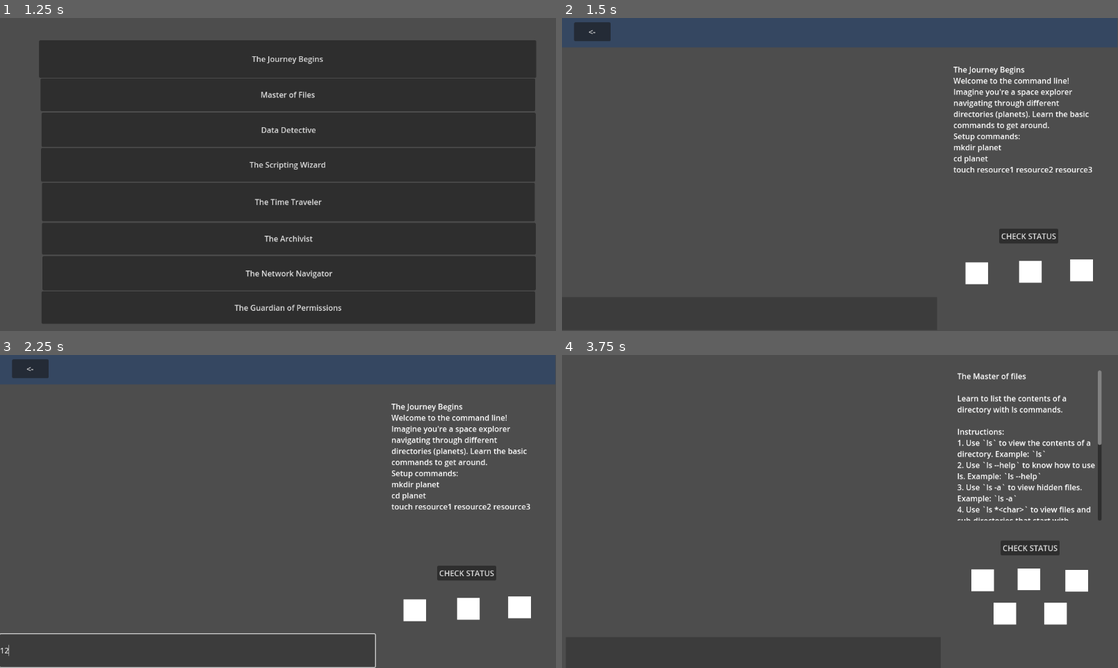
Above: before the commit, frames 1-4 (two rows, left to right).
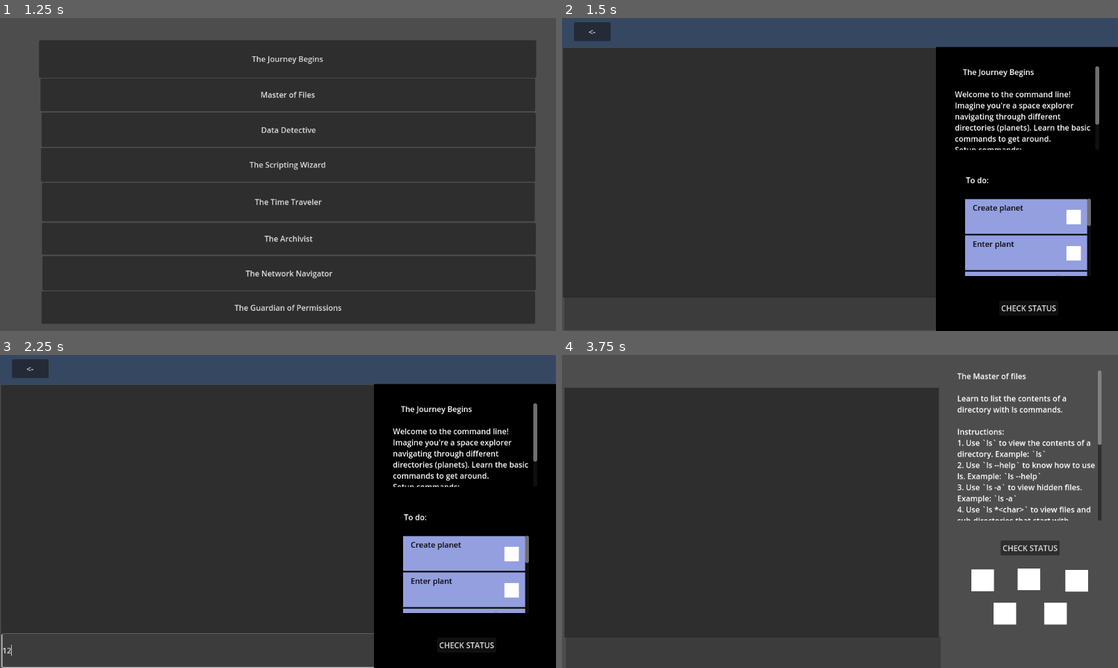
Above: after the commit, the same moments.

Repository: Pradeepaa001/Essentials
Game: Godot game, scene res://Scenes/main.tscn
The game is run twice, just before and just after one commit, with the same random seed, the same clock (stepped at 60 frames per second) and the same inputs.
Inputs (mouse positions are in pixels of both pictures, inside the frame that each line leads up to):
- Up to frame 1 (1.25 s): click "LEVELS" at 0.5 s
- Up to frame 2 (1.5 s): click "The Journey Begins" at 1.25 s
- Up to frame 3 (2.25 s): click (189, 649) at 2.02 s; type "12" at 2.1 s
- Up to frame 4 (3.75 s): click "<-" at 2.75 s; click "Master of Files" at 3.5 s

Frame 1 is identical in both runs. In frame 2, 83% of the frame differs, in the area x 0-100%, y 9-100%; in frame 3, 83%; in frame 4, 54%.

Commit message:
Created task manager and tasks scenes and used task manager in level1

Diff:
--- a/Scenes/level_1.tscn
+++ b/Scenes/level_1.tscn
@@ -1,49 +1,35 @@
-[gd_scene load_steps=4 format=3 uid="uid://bwf57mmusyske"]
+[gd_scene load_steps=5 format=3 uid="uid://bwf57mmusyske"]
 
-[ext_resource type="Script" path="res://Scripts/LEVEL1.gd" id="1_uoadb"]
+[ext_resource type="Script" path="res://Scripts/level_1.gd" id="1_hne80"]
 [ext_resource type="PackedScene" uid="uid://dwsqlli5p3aga" path="res://Scenes/terminal.tscn" id="2_7plwy"]
 [ext_resource type="PackedScene" uid="uid://j78w24dwo5e7" path="res://Scenes/toolbar.tscn" id="2_k6wcv"]
+[ext_resource type="PackedScene" uid="uid://b00uf1r61kl64" path="res://Scenes/task_manager.tscn" id="4_j5b4k"]
 
 [node name="LEVEL1" type="Node2D"]
 position = Vector2(299, 213)
-script = ExtResource("1_uoadb")
+script = ExtResource("1_hne80")
 
 [node name="Toolbar" parent="." instance=ExtResource("2_k6wcv")]
 position = Vector2(-301, -220)
 
 [node name="Terminal" parent="." instance=ExtResource("2_7plwy")]
-position = Vector2(-181, -45)
+position = Vector2(-176, -45)
+
+[node name="Task_manager" parent="." instance=ExtResource("4_j5b4k")]
+position = Vector2(119, -68)
 
 [node name="RichTextLabel" type="RichTextLabel" parent="."]
-offset_left = 512.0
-offset_top = -118.0
-offset_right = 811.0
-offset_bottom = 186.0
+offset_left = 515.0
+offset_top = -113.0
+offset_right = 814.0
+offset_bottom = 60.0
 
 [node name="check" type="Button" parent="."]
 offset_left = 607.0
-offset_top = 223.0
+offset_top = 372.0
 offset_right = 729.0
-offset_bottom = 254.0
+offset_bottom = 403.0
 text = "CHECK STATUS"
-
-[node name="ColorRect1" type="ColorRect" parent="."]
-offset_left = 537.0
-offset_top = 293.0
-offset_right = 584.0
-offset_bottom = 338.0
-
-[node name="ColorRect2" type="ColorRect" parent="."]
-offset_left = 648.0
-offset_top = 290.0
-offset_right = 695.0
-offset_bottom = 335.0
-
-[node name="ColorRect3" type="ColorRect" parent="."]
-offset_left = 754.0
-offset_top = 287.0
-offset_right = 801.0
-offset_bottom = 332.0
 
 [connection signal="finished" from="RichTextLabel" to="." method="_on_rich_text_label_finished"]
 [connection signal="pressed" from="check" to="." method="_on_check_pressed"]
--- /dev/null
+++ b/Scenes/task.tscn
@@ -0,0 +1,34 @@
+[gd_scene load_steps=3 format=3 uid="uid://dd1ba8eguor0x"]
+
+[ext_resource type="Script" path="res://Scripts/task.gd" id="1_l6l1c"]
+
+[sub_resource type="StyleBoxFlat" id="StyleBoxFlat_tc0l0"]
+bg_color = Color(0.580619, 0.623083, 0.872333, 1)
+
+[node name="Task" type="Node2D"]
+script = ExtResource("1_l6l1c")
+
+[node name="HBoxContainer" type="HBoxContainer" parent="."]
+offset_top = 1.0
+offset_right = 262.0
+offset_bottom = 73.0
+
+[node name="Panel" type="Panel" parent="HBoxContainer"]
+layout_mode = 2
+size_flags_horizontal = 3
+theme_override_styles/panel = SubResource("StyleBoxFlat_tc0l0")
+
+[node name="RichTextLabel" type="RichTextLabel" parent="HBoxContainer/Panel"]
+layout_mode = 0
+offset_left = 16.0
+offset_top = 6.0
+offset_right = 196.0
+offset_bottom = 68.0
+theme_override_colors/default_color = Color(0, 0, 0, 1)
+
+[node name="ColorRect" type="ColorRect" parent="HBoxContainer/Panel"]
+layout_mode = 0
+offset_left = 210.0
+offset_top = 22.0
+offset_right = 240.0
+offset_bottom = 52.0
--- /dev/null
+++ b/Scenes/task_manager.tscn
@@ -0,0 +1,49 @@
+[gd_scene load_steps=3 format=3 uid="uid://b00uf1r61kl64"]
+
+[ext_resource type="Script" path="res://Scripts/Task_manager.gd" id="1_8qet7"]
+
+[sub_resource type="StyleBoxFlat" id="StyleBoxFlat_qlxbh"]
+bg_color = Color(0, 0, 0, 1)
+
+[node name="Task_manager" type="Node2D"]
+position = Vector2(371, 121)
+script = ExtResource("1_8qet7")
+
+[node name="BoxContainer" type="BoxContainer" parent="."]
+offset_left = 357.0
+offset_top = -85.0
+offset_right = 735.0
+offset_bottom = 503.0
+
+[node name="Panel" type="Panel" parent="BoxContainer"]
+layout_mode = 2
+size_flags_horizontal = 3
+theme_override_styles/panel = SubResource("StyleBoxFlat_qlxbh")
+
+[node name="Label" type="Label" parent="BoxContainer/Panel"]
+layout_mode = 2
+offset_left = 62.0
+offset_top = 264.0
+offset_right = 134.0
+offset_bottom = 295.0
+text = "To do:"
+
+[node name="ScrollContainer" type="ScrollContainer" parent="BoxContainer/Panel"]
+custom_minimum_size = Vector2(50, 50)
+layout_direction = 1
+layout_mode = 1
+anchors_preset = -1
+anchor_left = 0.5
+anchor_right = 0.5
+offset_left = -129.0
+offset_top = 314.0
+offset_right = 132.0
+offset_bottom = 474.0
+grow_horizontal = 2
+
+[node name="VBoxContainer" type="VBoxContainer" parent="BoxContainer/Panel/ScrollContainer"]
+clip_contents = true
+custom_minimum_size = Vector2(50, 500)
+layout_mode = 2
+size_flags_horizontal = 3
+size_flags_vertical = 3
--- a/Scenes/terminal.tscn
+++ b/Scenes/terminal.tscn
@@ -7,6 +7,9 @@
 
 [sub_resource type="Theme" id="Theme_kpvcq"]
 default_base_scale = 10.0
+
+[sub_resource type="StyleBoxFlat" id="StyleBoxFlat_vsymw"]
+bg_color = Color(0, 0, 0, 1)
 
 [node name="Terminal" type="Node2D"]
 position = Vector2(121, 164)
@@ -20,10 +23,17 @@
 theme_override_styles/normal = SubResource("StyleBoxFlat_gqs4t")
 
 [node name="RichTextLabel" type="RichTextLabel" parent="."]
-offset_left = -119.0
-offset_top = -36.0
-offset_right = 521.0
-offset_bottom = 397.0
+offset_left = -121.0
+offset_top = -106.0
+offset_right = 655.0
+offset_bottom = 411.0
 theme = SubResource("Theme_kpvcq")
+theme_override_styles/focus = SubResource("StyleBoxFlat_vsymw")
+
+[node name="Panel" type="Panel" parent="RichTextLabel"]
+layout_mode = 0
+offset_left = -2.0
+offset_right = 778.0
+offset_bottom = 554.0
 
 [connection signal="text_submitted" from="input" to="." method="_on_line_edit_text_submitted"]
--- /dev/null
+++ b/Scripts/Task_manager.gd
@@ -0,0 +1,10 @@
+extends Node2D
+
+
+# Called when the node enters the scene tree for the first time.
+func _ready():
+	pass # Replace with function body.
+
+# Called every frame. 'delta' is the elapsed time since the previous frame.
+func _process(delta):
+	pass
--- /dev/null
+++ b/Scripts/level_1.gd
@@ -0,0 +1,78 @@
+extends Node2D
+
+var level_title = "\tThe Journey Begins\n"
+var level_description = "Welcome to the command line! Imagine you're a space explorer navigating through different directories (planets). Learn the basic commands to get around."
+var level_setup_commands = ["mkdir planet", "cd planet", "touch resource1 resource2 resource3"]
+var level_congrats_message = "Well done, Explorer! You've gathered your first resources."
+var task_scene = load("res://Scenes/task.tscn")
+
+func _ready():
+	var output = $RichTextLabel
+	output.text += level_title + "\n"
+	var commands = ""
+	for element in level_setup_commands:
+		commands += str(element) + "\n"
+	output.text += level_description + "\nSetup commands:\n" + commands
+	add_tasks()
+
+func add_tasks():
+	var task_count = 3; var task
+	var instructions = ["Create planet", "Enter plant", "Create resources:\nresource1\nresource2\nresource3"]
+	var task_manager = $Task_manager/BoxContainer/Panel/ScrollContainer/VBoxContainer
+	for idx in task_count:
+		task = task_scene.instantiate().duplicate()
+		var instruction = task.get_node("HBoxContainer/Panel/RichTextLabel")
+		instruction.text = instructions[idx]
+		task_manager.add_child(task)
+		task.position = Vector2(0, (task_manager.get_child_count() - 1) * 75)
+
+func task1_status() -> bool:
+	var dir = DirAccess.open("res://user")
+	if dir.dir_exists("planet"):
+		return true
+	else:
+		return false
+
+func task2_status():
+	var commandline = $Terminal
+	return commandline.pwd == "user/planet"
+
+func task3_status() -> bool:
+	var commandline = $Terminal
+	var required_files = ["resource1", "resource2", "resource3"]
+	var files_in_planet = commandline.execute("ls").split("\n")
+	print(files_in_planet)
+	for file in required_files:
+		if file not in files_in_planet:
+			return false
+	return true
+
+func update_status():
+	var task_count = 3
+	var check_functions = [task1_status, task2_status, task3_status]
+
+	for idx in task_count:
+		var task_manager = get_node("Task_manager/BoxContainer/Panel/ScrollContainer/VBoxContainer")
+		var task = task_manager.get_child(idx)
+		var task_color = task.get_node("HBoxContainer/Panel/ColorRect")
+		task_color.color = Color(0,1,0) if check_functions[idx].call() else Color(1,0,0)
+		print("done")
+
+
+func _on_check_pressed():
+	update_status()
+
+#CHECKING COMPLETION AND SAVING IN DICTIONARY
+
+func is_level_completed() -> bool:
+	return task1_status() and task2_status() and task3_status()
+
+func level_completed():
+	if is_level_completed():
+		var current_level = get_current_level()
+		SaveSystem.save_progress(current_level)
+		get_tree().change_scene_to_file("res://Scenes/level_selector.tscn")
+
+func get_current_level() -> int:
+	var scene_name = get_tree().current_scene.name
+	return int(scene_name.replace("level_", "").replace(".tscn", ""))
--- /dev/null
+++ b/Scripts/task.gd
@@ -0,0 +1,14 @@
+extends Node2D
+
+
+#var output = ""
+# Called when the node enters the scene tree for the first time.
+func _ready():
+	pass
+
+	#var Task =$HBoxContainer/Panel/RichTextLabel
+	#Task.text += output
+	pass
+# Called every frame. 'delta' is the elapsed time since the previous frame.
+func _process(delta):
+	pass
Not shown: 1 places in Scenes/terminal.tscn that only renumber resources
Not shown, removed: Scenes/.level_1.tscn.swp
